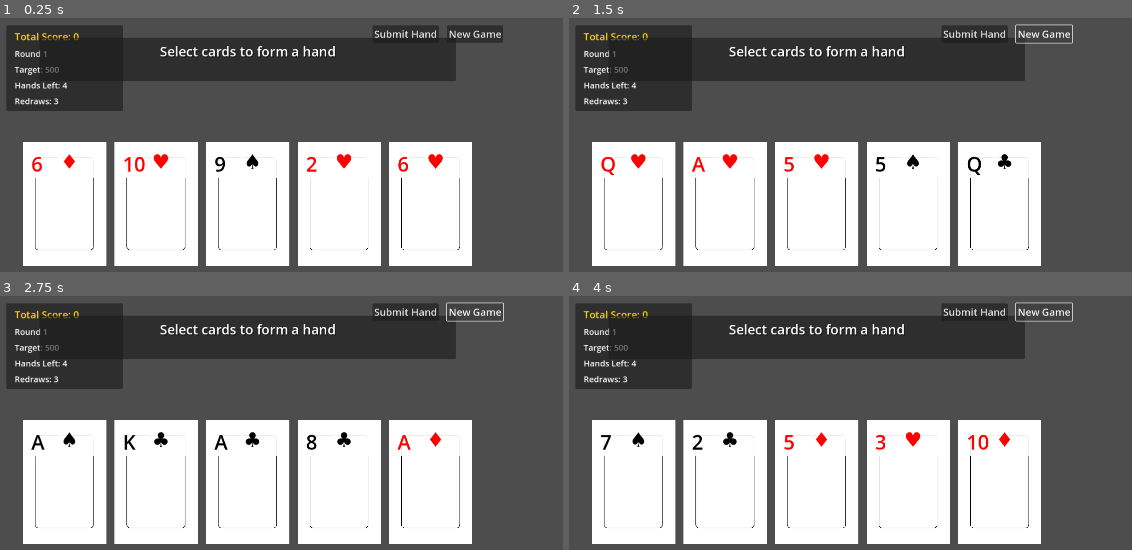
Above: before the commit, frames 1-4 (two rows, left to right).
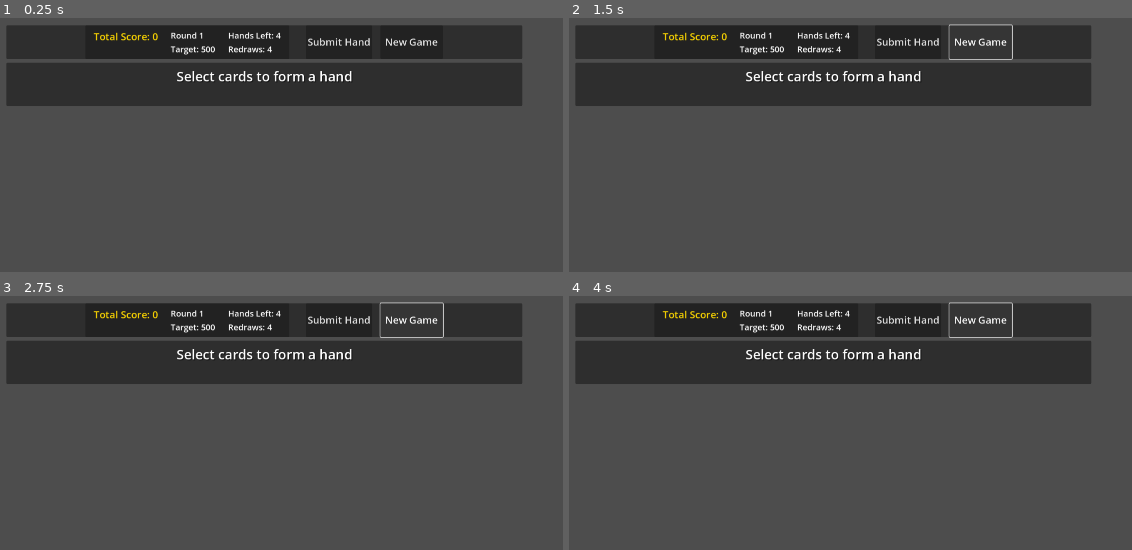
Above: after the commit, the same moments.

Repository: siwanetzu/cardgame
Game: Godot game, scene res://card_manager.tscn
Two runs of this game, one before a commit and one after it. Both use one fixed random seed, a clock stepped at 60 frames per second and the inputs below.
Inputs:
- Up to frame 1 (0.25 s): no input
- Up to frame 2 (1.5 s): click "Submit Hand" at 0.5 s; click "New Game" at 1.25 s
- Up to frame 3 (2.75 s): click "New Game" at 2 s
- Up to frame 4 (4 s): click "Submit Hand" at 2.75 s; click "New Game" at 3.5 s

The runs differ from the first frame. In frame 1, 51% of the frame differs, in the area x 1-93%, y 2-98%; in frame 2, 51%; in frame 3, 51%; in frame 4, 51%.
Error after the commit: Invalid access to property or key 'pressed' on a base object of type 'null instance'. (res://card_manager.gd:45)

Commit message:
UI updates

Diff:
--- a/card_manager.tscn
+++ b/card_manager.tscn
@@ -14,72 +14,93 @@
 
 [node name="Deck" parent="." instance=ExtResource("2_oht2j")]
 
-[node name="GameInfo" type="PanelContainer" parent="."]
+[node name="TopBar" type="PanelContainer" parent="."]
 offset_left = 20.0
 offset_top = 20.0
-offset_right = 300.0
-offset_bottom = 160.0
+offset_right = 1260.0
+offset_bottom = 90.0
 
-[node name="MarginContainer" type="MarginContainer" parent="GameInfo"]
+[node name="HBoxContainer" type="HBoxContainer" parent="TopBar"]
+layout_mode = 2
+theme_override_constants/separation = 40
+alignment = 1
+
+[node name="GameInfo" type="PanelContainer" parent="TopBar/HBoxContainer"]
+layout_mode = 2
+
+[node name="MarginContainer" type="MarginContainer" parent="TopBar/HBoxContainer/GameInfo"]
 layout_mode = 2
 theme_override_constants/margin_left = 20
 theme_override_constants/margin_top = 10
 theme_override_constants/margin_right = 20
 theme_override_constants/margin_bottom = 10
 
-[node name="VBoxContainer" type="VBoxContainer" parent="GameInfo/MarginContainer"]
+[node name="HBoxContainer" type="HBoxContainer" parent="TopBar/HBoxContainer/GameInfo/MarginContainer"]
 layout_mode = 2
-theme_override_constants/separation = 10
+theme_override_constants/separation = 30
 
-[node name="ScoreLabel" type="Label" parent="GameInfo/MarginContainer/VBoxContainer"]
+[node name="ScoreInfo" type="VBoxContainer" parent="TopBar/HBoxContainer/GameInfo/MarginContainer/HBoxContainer"]
+layout_mode = 2
+theme_override_constants/separation = 5
+
+[node name="ScoreLabel" type="Label" parent="TopBar/HBoxContainer/GameInfo/MarginContainer/HBoxContainer/ScoreInfo"]
 layout_mode = 2
 theme_override_colors/font_color = Color(1, 0.85, 0, 1)
 theme_override_font_sizes/font_size = 24
 text = "Total Score: 0"
 
-[node name="RoundLabel" type="Label" parent="GameInfo/MarginContainer/VBoxContainer"]
+[node name="RoundInfo" type="VBoxContainer" parent="TopBar/HBoxContainer/GameInfo/MarginContainer/HBoxContainer"]
+layout_mode = 2
+theme_override_constants/separation = 5
+
+[node name="RoundLabel" type="Label" parent="TopBar/HBoxContainer/GameInfo/MarginContainer/HBoxContainer/RoundInfo"]
 layout_mode = 2
 theme_override_font_sizes/font_size = 20
 text = "Round 1"
 
-[node name="TargetLabel" type="Label" parent="GameInfo/MarginContainer/VBoxContainer"]
+[node name="TargetLabel" type="Label" parent="TopBar/HBoxContainer/GameInfo/MarginContainer/HBoxContainer/RoundInfo"]
 layout_mode = 2
 theme_override_font_sizes/font_size = 20
 text = "Target: 500"
 
-[node name="HandsLabel" type="Label" parent="GameInfo/MarginContainer/VBoxContainer"]
+[node name="ResourceInfo" type="VBoxContainer" parent="TopBar/HBoxContainer/GameInfo/MarginContainer/HBoxContainer"]
+layout_mode = 2
+theme_override_constants/separation = 5
+
+[node name="HandsLabel" type="Label" parent="TopBar/HBoxContainer/GameInfo/MarginContainer/HBoxContainer/ResourceInfo"]
 layout_mode = 2
 theme_override_font_sizes/font_size = 20
 text = "Hands Left: 4"
 
-[node name="RedrawsLabel" type="Label" parent="GameInfo/MarginContainer/VBoxContainer"]
+[node name="RedrawsLabel" type="Label" parent="TopBar/HBoxContainer/GameInfo/MarginContainer/HBoxContainer/ResourceInfo"]
 layout_mode = 2
 theme_override_font_sizes/font_size = 20
 text = "Redraws: 4"
 
-[node name="CardContainer" type="HBoxContainer" parent="."]
-anchors_preset = 8
-anchor_left = 0.5
-anchor_top = 0.5
-anchor_right = 0.5
-anchor_bottom = 0.5
-offset_left = 100.0
-offset_top = 300.0
-offset_right = 1100.0
-offset_bottom = 600.0
-grow_horizontal = 2
-grow_vertical = 2
+[node name="ButtonContainer" type="HBoxContainer" parent="TopBar/HBoxContainer"]
+layout_mode = 2
 theme_override_constants/separation = 20
-alignment = 1
+
+[node name="SubmitButton" type="Button" parent="TopBar/HBoxContainer/ButtonContainer"]
+custom_minimum_size = Vector2(150, 50)
+layout_mode = 2
+theme_override_font_sizes/font_size = 24
+text = "Submit Hand"
+
+[node name="NewGameButton" type="Button" parent="TopBar/HBoxContainer/ButtonContainer"]
+custom_minimum_size = Vector2(150, 50)
+layout_mode = 2
+theme_override_font_sizes/font_size = 24
+text = "New Game"
 
 [node name="HandDisplay" type="PanelContainer" parent="."]
 anchors_preset = 5
 anchor_left = 0.5
 anchor_right = 0.5
-offset_left = 100.0
-offset_top = 50.0
-offset_right = 1100.0
-offset_bottom = 120.0
+offset_left = 20.0
+offset_top = 110.0
+offset_right = 1260.0
+offset_bottom = 180.0
 grow_horizontal = 2
 
 [node name="MarginContainer" type="MarginContainer" parent="HandDisplay"]
@@ -115,21 +136,17 @@
 horizontal_alignment = 1
 vertical_alignment = 1
 
-[node name="ButtonContainer" type="HBoxContainer" parent="."]
-offset_left = 900.0
-offset_top = 20.0
-offset_right = 1100.0
-offset_bottom = 60.0
+[node name="CardContainer" type="HBoxContainer" parent="."]
+anchors_preset = 8
+anchor_left = 0.5
+anchor_top = 0.5
+anchor_right = 0.5
+anchor_bottom = 0.5
+offset_left = 20.0
+offset_top = 200.0
+offset_right = 1260.0
+offset_bottom = 500.0
+grow_horizontal = 2
+grow_vertical = 2
 theme_override_constants/separation = 20
-
-[node name="SubmitButton" type="Button" parent="ButtonContainer"]
-layout_mode = 2
-size_flags_horizontal = 3
-theme_override_font_sizes/font_size = 24
-text = "Submit Hand"
-
-[node name="NewGameButton" type="Button" parent="ButtonContainer"]
-layout_mode = 2
-size_flags_horizontal = 3
-theme_override_font_sizes/font_size = 24
-text = "New Game"
+alignment = 1
